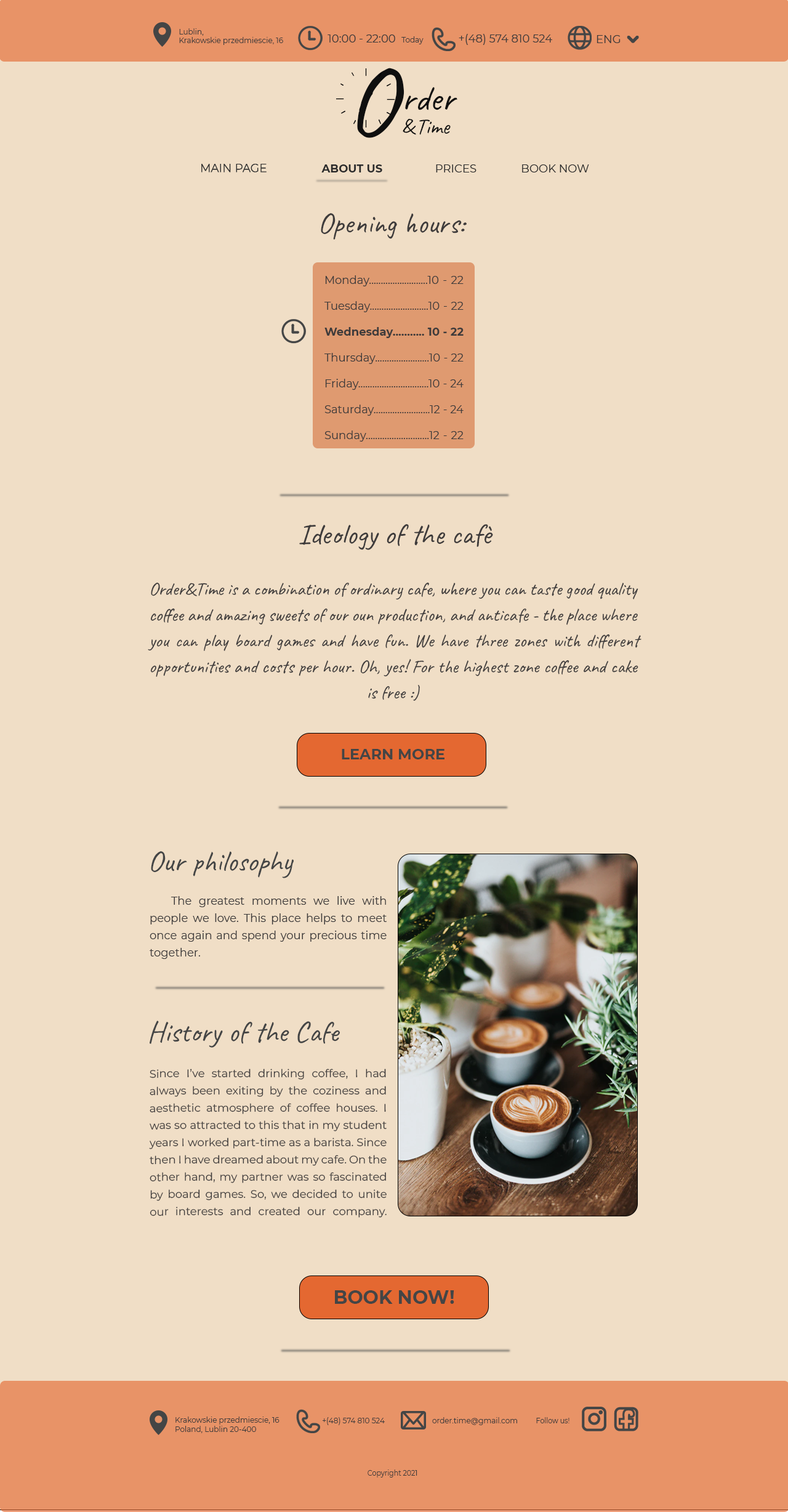
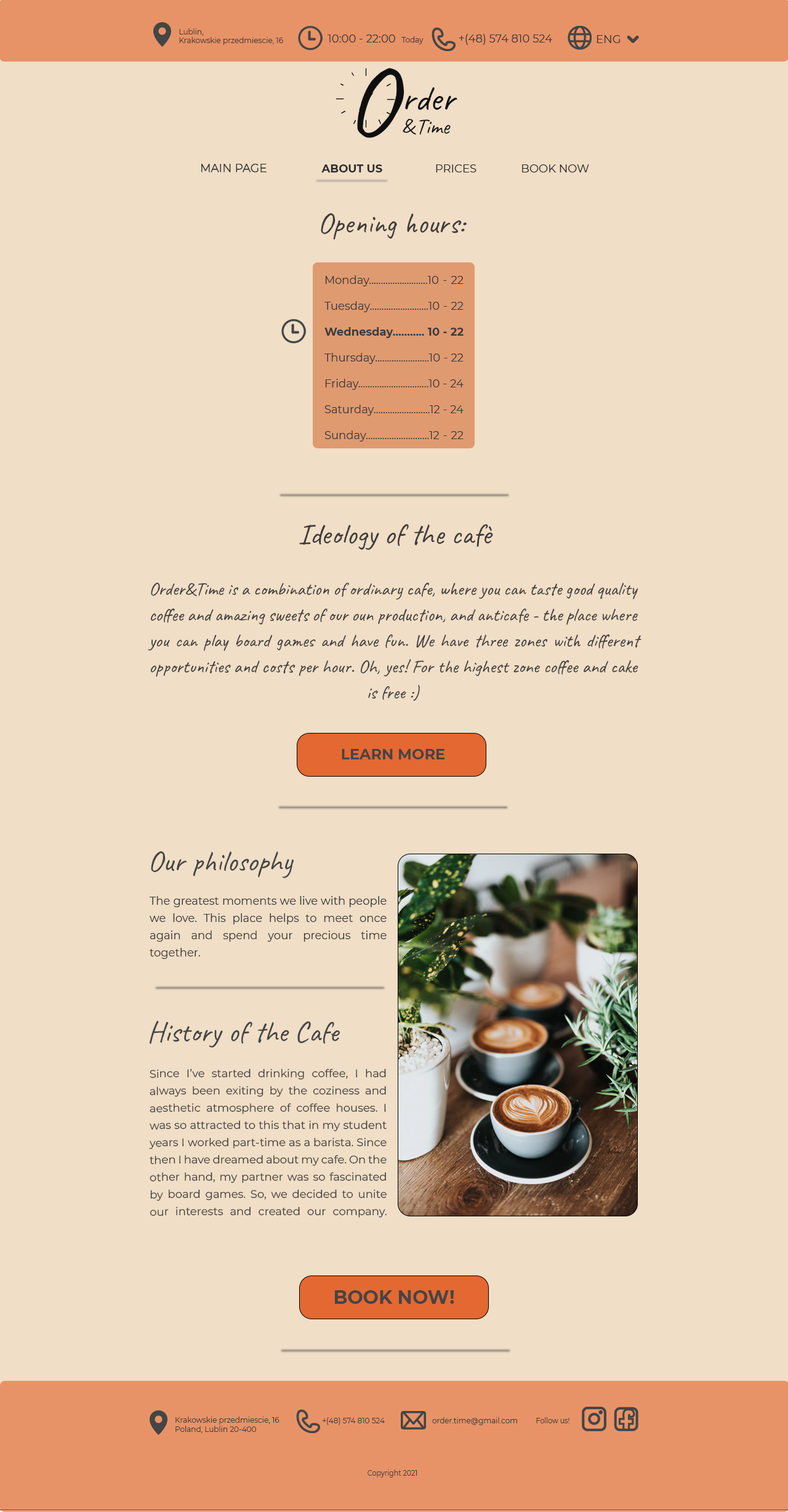
Before/after of a w=788, h=1512 layered artwork. What changed in the layer stack:
painted on "Text" (3rd of 3, in "Монтажная область 1" › "Philosophy") over left=149, top=895, right=388, bottom=942
